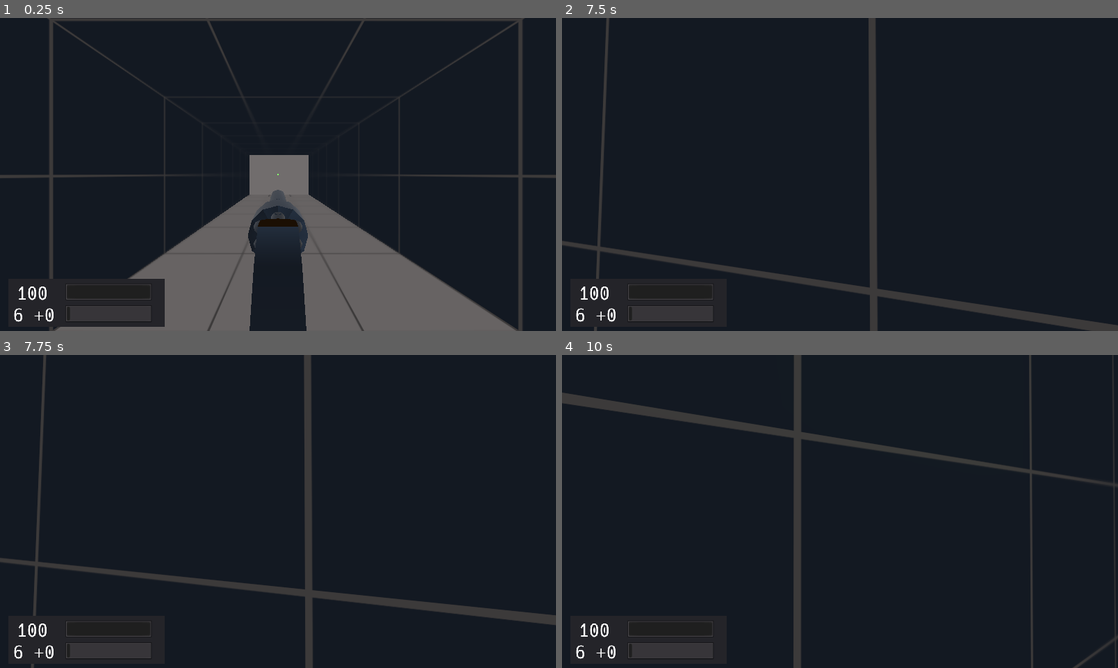
Above: before the commit, frames 1-4 (two rows, left to right).
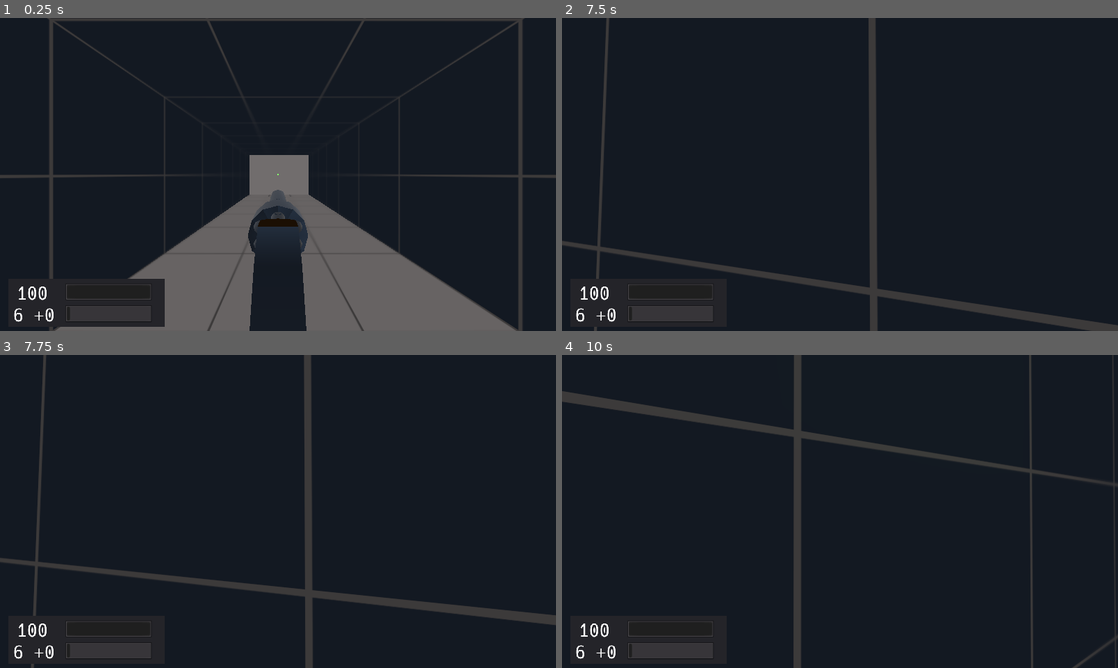
Above: after the commit, the same moments.

Repository: duckinator/keress
Game: Godot game, scene res://levels/Level_003.tscn
The game is run twice, just before and just after one commit, with the same random seed, the same clock (stepped at 60 frames per second) and the same inputs. This scene is started directly instead of the project's main scene.
Inputs (mouse positions are in pixels of both pictures, inside the frame that each line leads up to):
- Up to frame 1 (0.25 s): no input
- Up to frame 2 (7.5 s): tap Enter (ui_accept) at 0.5 s; move the mouse to (867, 174) at 0.52 s; press the mouse at (867, 174) at 0.53 s; hold W (movement_forward) 0.53-5.78 s; tap Space (movement_jump) at 0.77, 1.52, 3.02, 3.77, 4.52, 6.02, 6.77 s; move the mouse to (812, 174) at 1.27 s; release the mouse at (812, 174) at 1.28 s; right-click (812, 174) at 1.35 s; move the mouse to (851, 168) at 2.02 s; tap Shift (movement_crouch) at 2.1 s; move the mouse to (834, 180) at 2.77 s; tap Tab (quick_switch_item) at 2.85 s; move the mouse to (878, 177) at 3.52 s; hold 1 3.53-4.28 s; move the mouse to (795, 171) at 4.27 s; tap 2 at 4.35 s; move the mouse to (845, 174) at 5.02 s; hold 3 5.03-5.78 s; move the mouse to (817, 168) at 5.77 s; hold D (movement_right) 5.78-6.53 s; tap 4 at 5.85 s; move the mouse to (867, 174) at 6.52 s; press the mouse at (867, 174) at 6.53 s; hold W (movement_forward) from 6.53 s (still down); move the mouse to (812, 174) at 7.27 s; release the mouse at (812, 174) at 7.28 s; right-click (812, 174) at 7.35 s
- Up to frame 3 (7.75 s): keep holding W (movement_forward); tap Space (movement_jump) at 7.52 s
- Up to frame 4 (10 s): move the mouse to (851, 505) at 8.02 s; tap Shift (movement_crouch) at 8.1 s; move the mouse to (834, 517) at 8.77 s; release W (movement_forward) at 8.78 s; hold A (movement_left) 8.78-9.53 s; tap Tab (quick_switch_item) at 8.85 s; tap Space (movement_jump) at 9.02, 9.77 s; move the mouse to (878, 514) at 9.52 s; hold W (movement_forward) from 9.53 s (still down); hold 1 from 9.53 s (still down)

Frames 1-3 are identical in both runs. In frame 4, 0.4% of the frame differs, in the area x 0-80%, y 11-36%.

Commit message:
Fix AI movement shit again

Diff:
--- a/src/enemies/enemy1/Enemy1.gd
+++ b/src/enemies/enemy1/Enemy1.gd
@@ -126,8 +126,11 @@
 
 	var pos = chase_path.interpolate_baked(chase_path_offset)
 	var diff = pos - translation
-	apply_central_impulse(diff)
-	last_velocity = diff
+	# HACK: Why is this diff4 nonsense needed? :(
+	var diff4 = diff * 4
+	diff4.y = diff.y
+	apply_central_impulse(diff4)
+	last_velocity = diff4
 	chase_path_offset += 0.5
 
 func search(delta):
